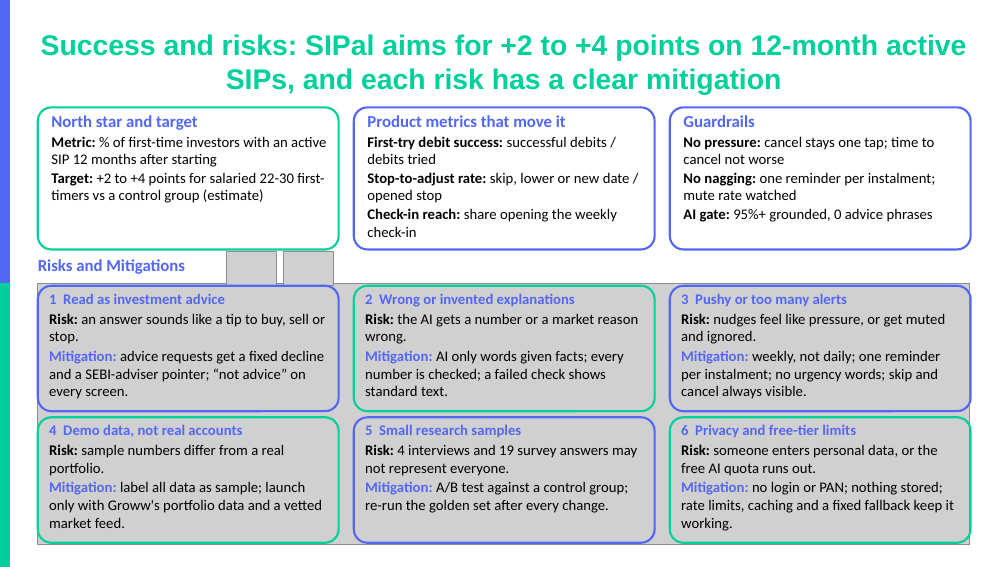
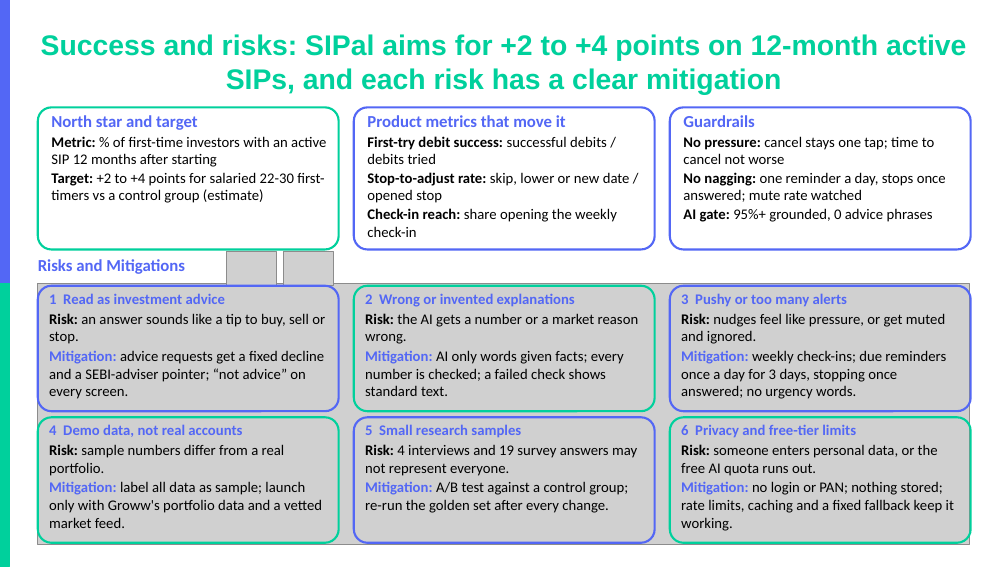
Before and after one commit to akarshita711/NEXTLEAP_GRAD_PROJECT_groww_SIP_research, a slide deck: slide 10 of deck/NL_Groww.pptx. Drawn at 1008x567 pixels with LibreOffice and Linux fonts; fonts in the diff are those of the drawing; grey boxes stand for pictures; background and template pictures are left out. Boxes give left, top, right and bottom in pixels: in the first picture for what was removed or moved away, otherwise in the second. Text is boxed around its words. In the diff, an @@ line names an element or a change of style, - is before the commit and + after.

```diff
--- a/deck/NL_Groww.pptx
+++ b/deck/NL_Groww.pptx
@@ text at (683, 172, 946, 202): text changed @@
-No nagging: one reminder per instalment; mute rate watched
+No nagging: one reminder a day, stops once answered; mute rate watched
@@ text at (681, 350, 946, 399): text changed @@
-Mitigation: weekly, not daily; one reminder per instalment; no urgency words; skip and cancel always visible.
+Mitigation: weekly check-ins; due reminders once a day for 3 days, stopping once answered; no urgency words.
```
Also in this commit, not shown: 2 other slides changed, 16 other files.
